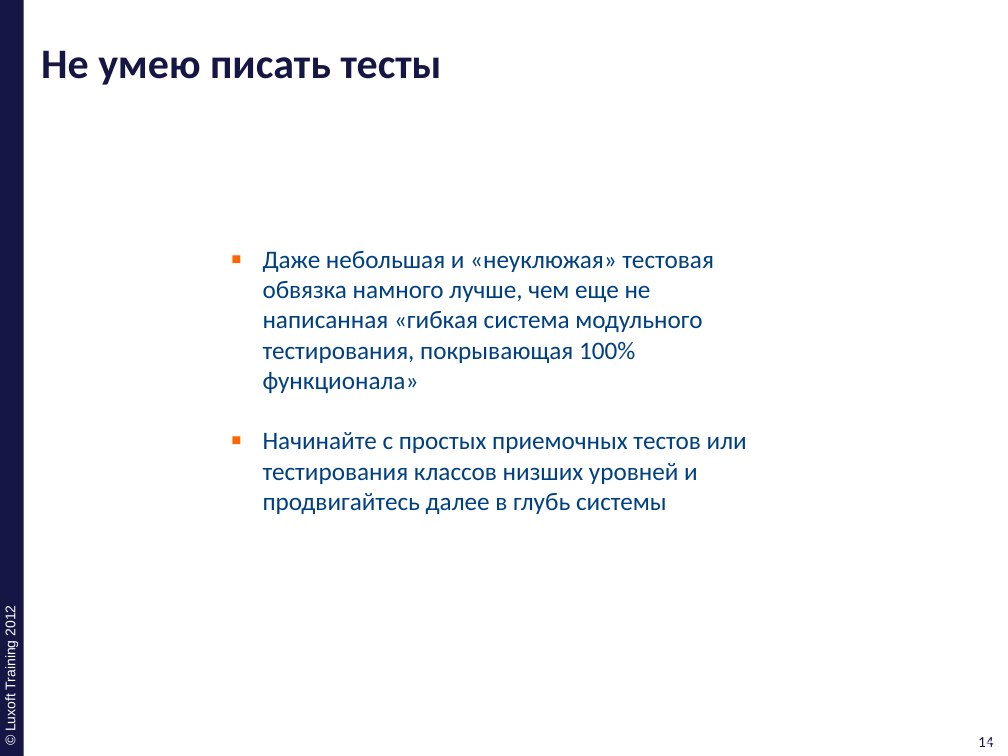
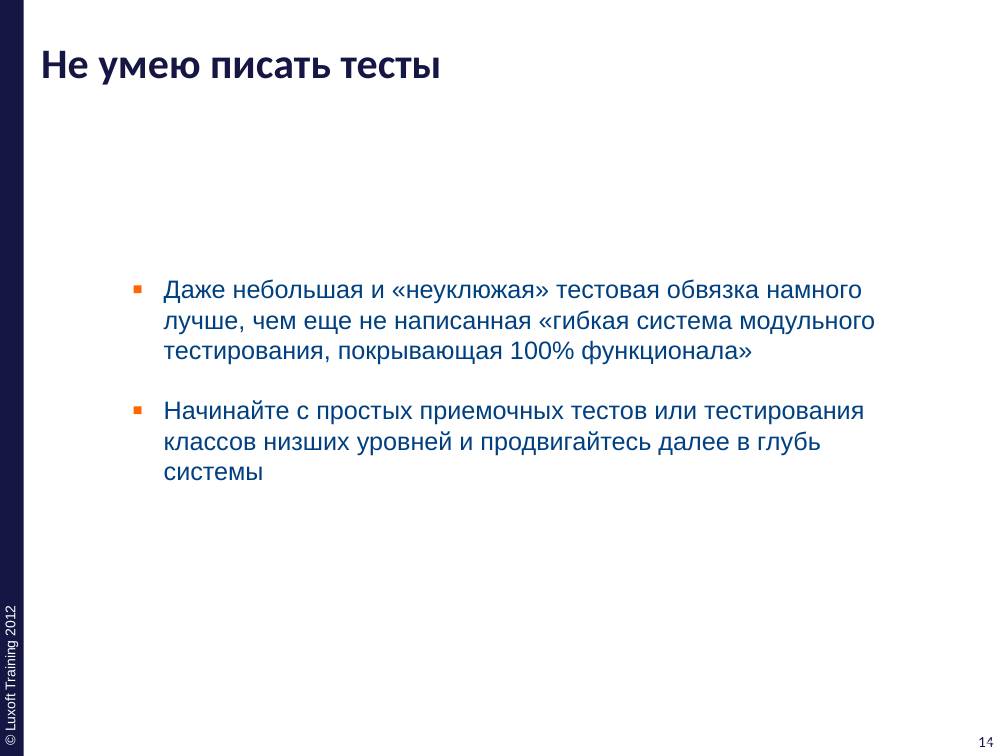
Before and after one commit to ivan-dyachenko/Trainings, a slide deck: slide 14 of Test Driven Development/materials/pptx/13. TDD-Evangelists.pptx. Drawn at 1008x756 pixels with LibreOffice and Linux fonts; fonts in the diff are those of the drawing; background and template pictures are left out. Boxes give left, top, right and bottom in pixels: in the first picture for what was removed or moved away, otherwise in the second. Text is boxed around its words. In the diff, an @@ line names an element or a change of style, - is before the commit and + after.

```diff
--- a/Test Driven Development/materials/pptx/13. TDD-Evangelists.pptx
+++ b/Test Driven Development/materials/pptx/13. TDD-Evangelists.pptx
@@ text "Даже небольшая и «неуклюжая» тестовая ...": place and size @@
-text "Даже небольшая и «неуклюжая» тестовая ..." at box(263, 251, 747, 514)
+text "Даже небольшая и «неуклюжая» тестовая ..." at box(164, 279, 875, 481)
@@ text "Даже небольшая и «неуклюжая» тестовая ..." at box(164, 279, 875, 481): font Calibri to Arial @@
```
Also in this commit, not shown: 14 other slides changed, 1 other file.
